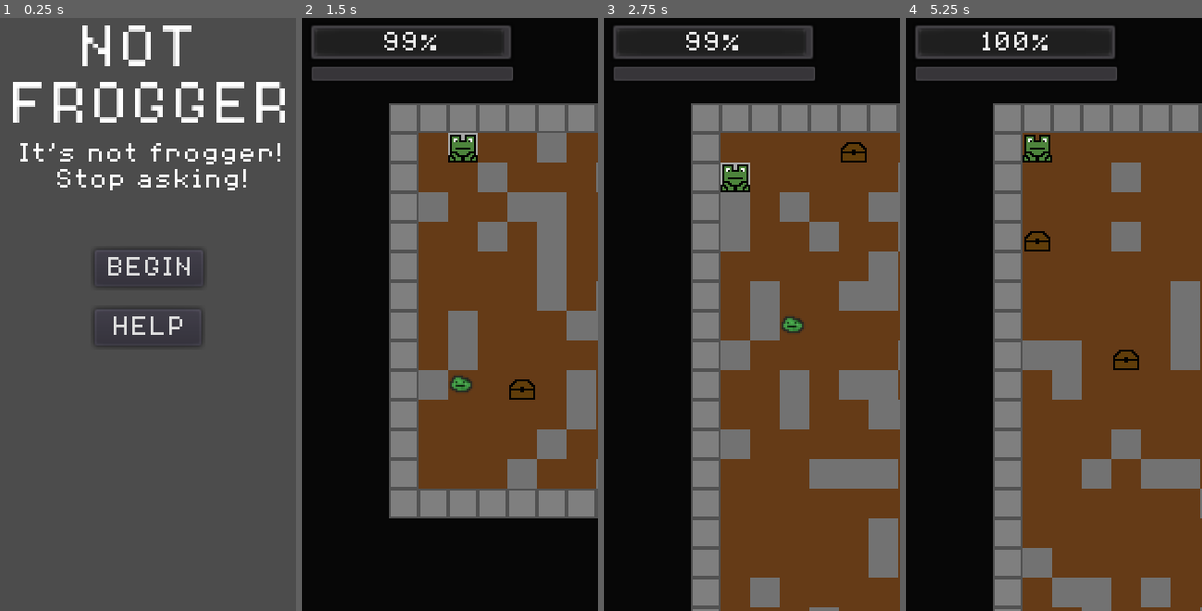
Above: before the commit, frames 1-4 (left to right).
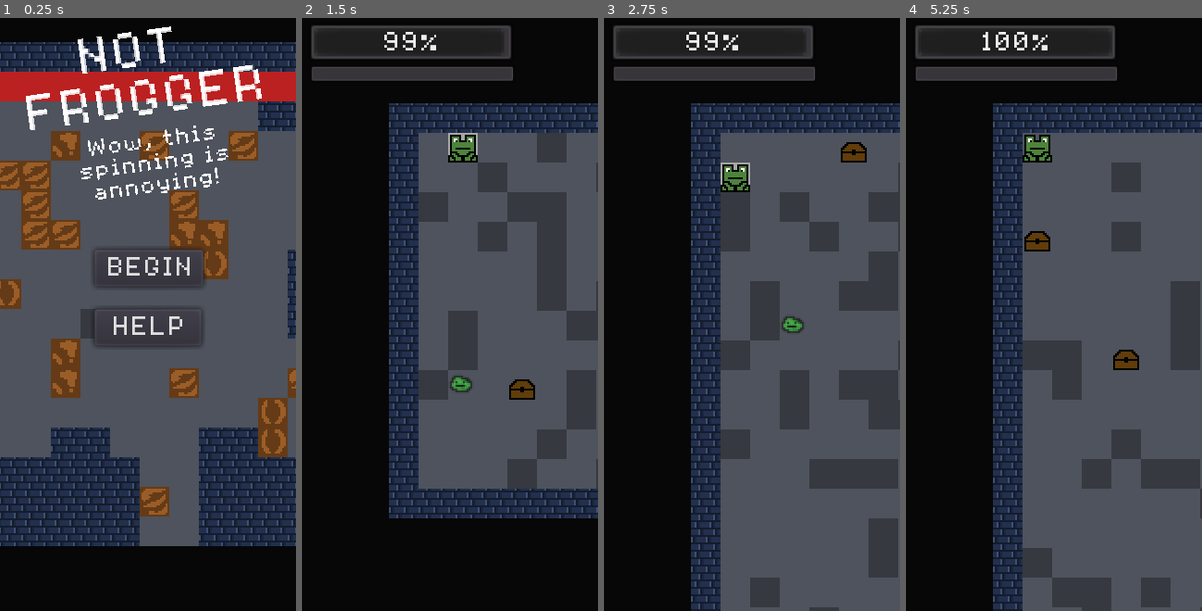
Above: after the commit, the same moments.

Repository: Nore5515/UnderRPG
Game: Godot game, scene res://TitleScene.tscn
Two runs of this game, one before a commit and one after it. Both use one fixed random seed, a clock stepped at 60 frames per second and the inputs below.
Inputs (mouse positions are in pixels of both pictures, inside the frame that each line leads up to):
- Up to frame 1 (0.25 s): no input
- Up to frame 2 (1.5 s): click "BEGIN" at 0.5 s; tap Enter at 1.25 s; move the mouse to (515, 284) at 1.27 s; press the mouse at (515, 284) at 1.28 s; hold D (right) from 1.28 s (still down)
- Up to frame 3 (2.75 s): tap R (restart) at 2 s; move the mouse to (692, 344) at 2.02 s; release D (right) at 2.03 s; release the mouse at (692, 344) at 2.03 s; hold S (down) from 2.03 s (still down); tap Z (select) at 2.1 s
- Up to frame 4 (5.25 s): tap R (restart) every 0.75 s from 2.75 to 5 s; move the mouse to (1083, 184) at 2.77 s; release S (down) at 2.78 s; press the mouse at (1083, 184) at 2.78 s; hold D (right) 2.78-3.53 s; move the mouse to (1039, 433) at 3.52 s; release the mouse at (1039, 433) at 3.53 s; hold W (up) 3.53-4.28 s; tap Z (select) at 3.6, 5.1 s; move the mouse to (1142, 403) at 4.27 s; press the mouse at (1142, 403) at 4.28 s; hold A (left) from 4.28 s (still down); move the mouse to (965, 225) at 5.02 s; release the mouse at (965, 225) at 5.03 s

The runs differ from the first frame. In frame 1, 52% of the frame differs, in the area x 0-100%, y 0-100%; in frame 2, 48%; in frame 3, 60%, in the area x 29-100%, y 14-100%; in frame 4, 60%.
Error after the commit: Trying to assign value of type 'Control' to a variable of type 'Camera2D'. (res://TileManager.gd:6)

Commit message:
First Final Build

Diff:
--- a/Global.gd
+++ b/Global.gd
@@ -46,10 +46,13 @@
 
 func addLoot(itemName: String, amount: int) -> void:
 	var newItem
-	for x in range(amount):
-		newItem = Item.new()
-		newItem.setItem("hpPot", get_node("/root/Global"))
-		addItem(newItem)
+	if itemName == "coinUp":
+		getReward(amount)
+	else:
+		for x in range(amount):
+			newItem = Item.new()
+			newItem.setItem("hpPot", get_node("/root/Global"))
+			addItem(newItem)
 
 
 func addItem(item: Item) -> bool:
--- a/Shop.gd
+++ b/Shop.gd
@@ -19,7 +19,10 @@
 func buyItem(item: Item, number: int):
 	if global.playerStats["cash"] >= 1:
 		global.playerStats["cash"] -= 1
-		print(global.addLoot(item.type, 1))
+		if item.type == "coinUp":
+			global.addLoot(item.type, item.moneyAmount)
+		else:
+			global.addLoot(item.type, 1)
 		if number == 1:
 			$Item1.visible = false
 		elif number == 2:
--- a/Shop.tscn
+++ b/Shop.tscn
@@ -10,9 +10,9 @@
 script = ExtResource( 3 )
 
 [node name="shopBG" type="Sprite" parent="."]
-position = Vector2( 80.9595, 159.77 )
-scale = Vector2( 0.83489, 0.859508 )
+scale = Vector2( 0.997912, 1.00398 )
 texture = ExtResource( 4 )
+centered = false
 
 [node name="Pivot" type="Node2D" parent="."]
 position = Vector2( 81.247, -17.0232 )
--- a/TileManager.gd
+++ b/TileManager.gd
@@ -9,6 +9,8 @@
 onready var chest = load("res://Chest.tscn")
 onready var slimes = get_tree().get_nodes_in_group("slime")
 onready var slime = load("res://Slime.tscn")
+
+export (bool) var demo = false
 
 # these are the 3 phases of boulders
 var boulders = {
@@ -130,8 +132,9 @@
 
 
 func isAdjacentToAnything(mapLoc: Vector2) -> bool:
-	if isAdjacentToPlayer(mapLoc):
-		return true
+	if !demo:
+		if isAdjacentToPlayer(mapLoc):
+			return true
 	if isAdjacentToChests(mapLoc):
 		return true
 	if isAdjacentToEnemies(mapLoc):
@@ -198,16 +201,23 @@
 
 
 func _ready():
-	rng.randomize()
-	updateMapSizes()
-	player.setPosition()
-	player.updateFromGlobal()
-	readyChests()
-	readySlimes()
-	readyDeath()
-	updateWithNewMap()
-	camera.levelTextStart("Level " + String(get_node("/root/Global").level))
-
+	if !demo:
+		rng.randomize()
+		updateMapSizes()
+		player.setPosition()
+		player.updateFromGlobal()
+		readyChests()
+		readySlimes()
+		readyDeath()
+		updateWithNewMap()
+		camera.levelTextStart("Level " + String(get_node("/root/Global").level))
+	else:
+		rng.randomize()
+		updateMapSizes()
+		readyChests()
+		readySlimes()
+		readyDeath()
+		updateWithNewMap()
 
 # returns a 2D array of tiles, with randomly placed thingies
 func create2DArray(size: Vector2):
--- a/TitleScene.gd
+++ b/TitleScene.gd
@@ -1,6 +1,33 @@
 extends Control
 
 
+var growing = false
+var shrinking = true
+
+var rotatingLeft = false
+var rotatingRight = true
+
+var picks = [\
+	"It's not frogger, stop asking!",\
+	"Wow, this spinning is annoying!",\
+	"Juno's a cutie :)",\
+	"This isn't accurate of the real game!",\
+	"Yes, I ripped this from Minecraft!",\
+
+	"Maybe I should reduce the spin...",\
+	"Wikipedia, the free online Encyclopedia!",\
+	"Kane helped make some of these assets!",\
+	"How do game devs make their game so...nice?!",\
+	"The largest star is UY Scuti!"
+]
+
+
+
+func _ready():
+	var rng = RandomNumberGenerator.new()
+	rng.randomize()
+	var pick = rng.randi_range(0,10)
+	$Title/TitleText/Subtitle.text = picks[pick]
 
 
 func _on_Button_pressed():
@@ -9,3 +36,34 @@
 
 func _on_HELP_pressed():
 	$helpinfo.visible = !$helpinfo.visible
+
+
+func _process(delta):
+
+	if rotatingRight:
+		$Title.rotation_degrees = lerp($Title.rotation_degrees, -30, 0.02)
+		if $Title.rotation_degrees < -20:
+			print ("Too Right!")
+			rotatingRight = false
+			rotatingLeft = true
+
+	if rotatingLeft:
+		$Title.rotation_degrees = lerp($Title.rotation_degrees, 30, 0.02)
+		if $Title.rotation_degrees > 20:
+			print ("Too Left!")
+			rotatingLeft = false
+			rotatingRight = true
+
+	if shrinking:
+		$Title.scale = lerp($Title.scale, Vector2(0,0), 0.01)
+		if $Title.scale.x < 0.5:
+			print ("Too small!")
+			shrinking = false
+			growing = true
+
+	if growing:
+		$Title.scale = lerp($Title.scale, Vector2(1.5,1.5), 0.01)
+		if $Title.scale.x > 1.3:
+			print ("Too Big!")
+			shrinking = true
+			growing = false
--- a/TitleScene.tscn
+++ b/TitleScene.tscn
@@ -1,15 +1,23 @@
-[gd_scene load_steps=3 format=2]
+[gd_scene load_steps=4 format=2]
 
 [ext_resource path="res://8bitFont.tres" type="DynamicFont" id=1]
 [ext_resource path="res://TitleScene.gd" type="Script" id=2]
+[ext_resource path="res://TileManager.tscn" type="PackedScene" id=3]
 
-[node name="TitleScene" type="Control"]
+[node name="TitleScene" type="Control" groups=[
+"camera",
+]]
 margin_right = 160.0
 margin_bottom = 318.0
 script = ExtResource( 2 )
 __meta__ = {
 "_edit_use_anchors_": false
 }
+
+[node name="TileManager" parent="." instance=ExtResource( 3 )]
+position = Vector2( -68.674, 29.0114 )
+scale = Vector2( 0.999812, 0.999812 )
+demo = true
 
 [node name="Button" type="Button" parent="."]
 anchor_left = 0.5
@@ -60,18 +68,24 @@
 "_edit_use_anchors_": false
 }
 
-[node name="Title" type="Label" parent="."]
-margin_left = -94.9898
-margin_top = 3.98161
-margin_right = 65.0102
-margin_bottom = 96.9816
+[node name="Title" type="Node2D" parent="."]
+position = Vector2( 76.0775, 34.625 )
+
+[node name="TitleText" type="Label" parent="Title"]
+margin_left = -174.969
+margin_top = -31.6187
+margin_right = -14.9687
+margin_bottom = 61.3813
 rect_scale = Vector2( 2.19438, 2.19438 )
 custom_fonts/font = ExtResource( 1 )
 text = "NOT
 FROGGER"
 align = 1
+__meta__ = {
+"_edit_use_anchors_": false
+}
 
-[node name="Subtitle" type="Label" parent="Title"]
+[node name="Subtitle" type="Label" parent="Title/TitleText"]
 margin_left = 43.8062
 margin_top = 29.2905
 margin_right = 204.669
@@ -84,5 +98,7 @@
 __meta__ = {
 "_edit_use_anchors_": false
 }
+
+[node name="Player" type="Node2D" parent="."]
 [connection signal="pressed" from="Button" to="." method="_on_Button_pressed"]
 [connection signal="pressed" from="HELP" to="." method="_on_HELP_pressed"]
Binary file changed: Arts/shopBG.png
Binary file changed: TIles/bg/BGimage_1.png
Binary file changed: TIles/bg/Rock.png
Binary file changed: TIles/bg/plainRock1.png
Binary file changed: TIles/bg/plainRock2.png
Binary file changed: TIles/bg/plainRock3.png
Not shown, added: artbackup/bricks.pixil
